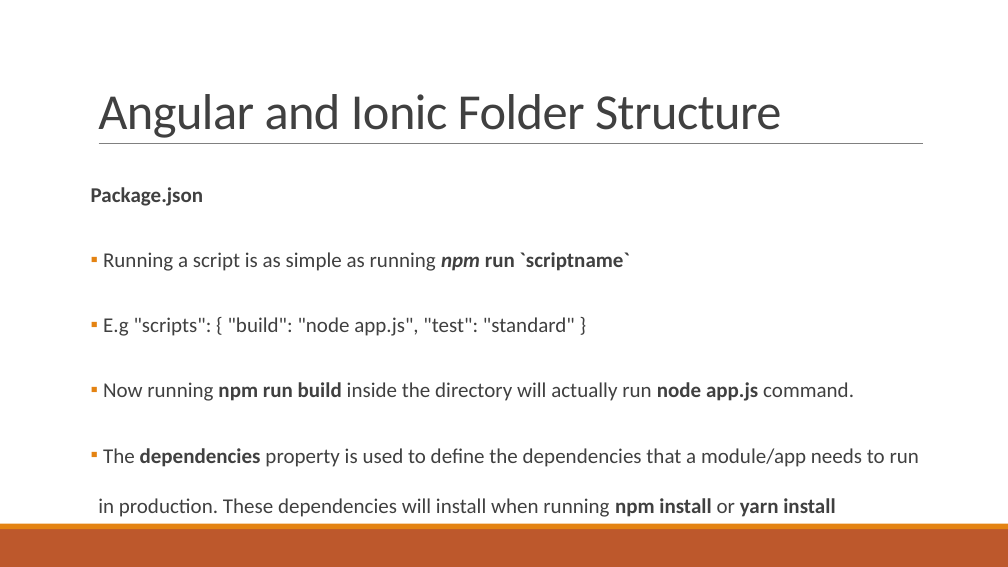
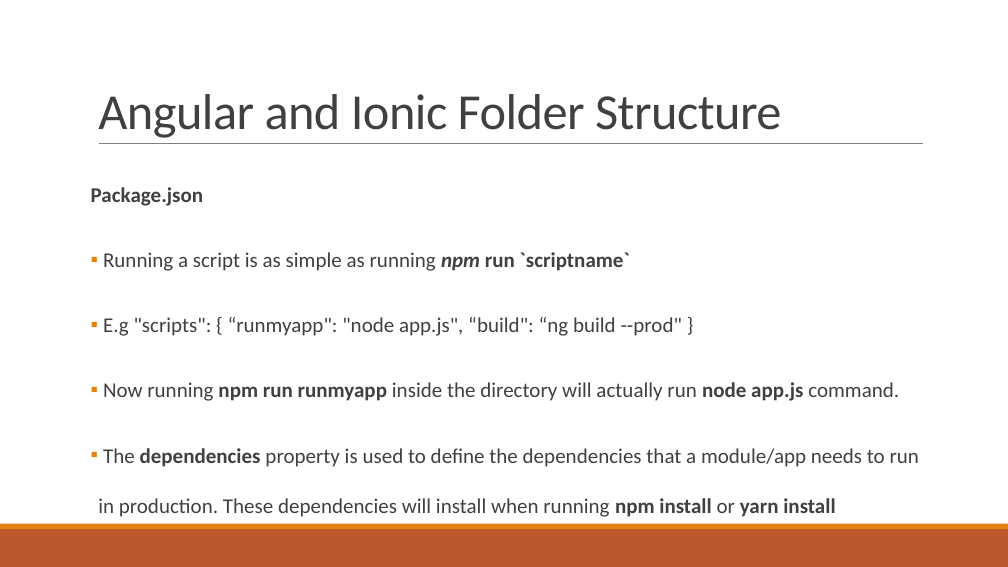
Before and after one commit to alamgirqazi/mobile-application-development-course, a slide deck: slide 6 of lecture 4/Lecture 4 - Mobile Application Development.pptx. Drawn at 1008x567 pixels with LibreOffice and Linux fonts; fonts in the diff are those of the drawing. Boxes give left, top, right and bottom in pixels: in the first picture for what was removed or moved away, otherwise in the second. Text is boxed around its words. In the diff, an @@ line names an element or a change of style, - is before the commit and + after.

```diff
--- a/lecture 4/Lecture 4 - Mobile Application Development.pptx
+++ b/lecture 4/Lecture 4 - Mobile Application Development.pptx
@@ text at bbox=[103, 317, 899, 401]: text changed @@
-▪ E.g "scripts": { "build": "node app.js", "test": "standard" }
-▪ Now running npm run build inside the directory will actually run node app.js command.
+▪ E.g "scripts": { “runmyapp": "node app.js", “build": “ng build --prod" }
+▪ Now running npm run runmyapp inside the directory will actually run node app.js command.
```
Also in this commit, not shown: 3 other slides changed, 1 slide removed, 1 other file.
